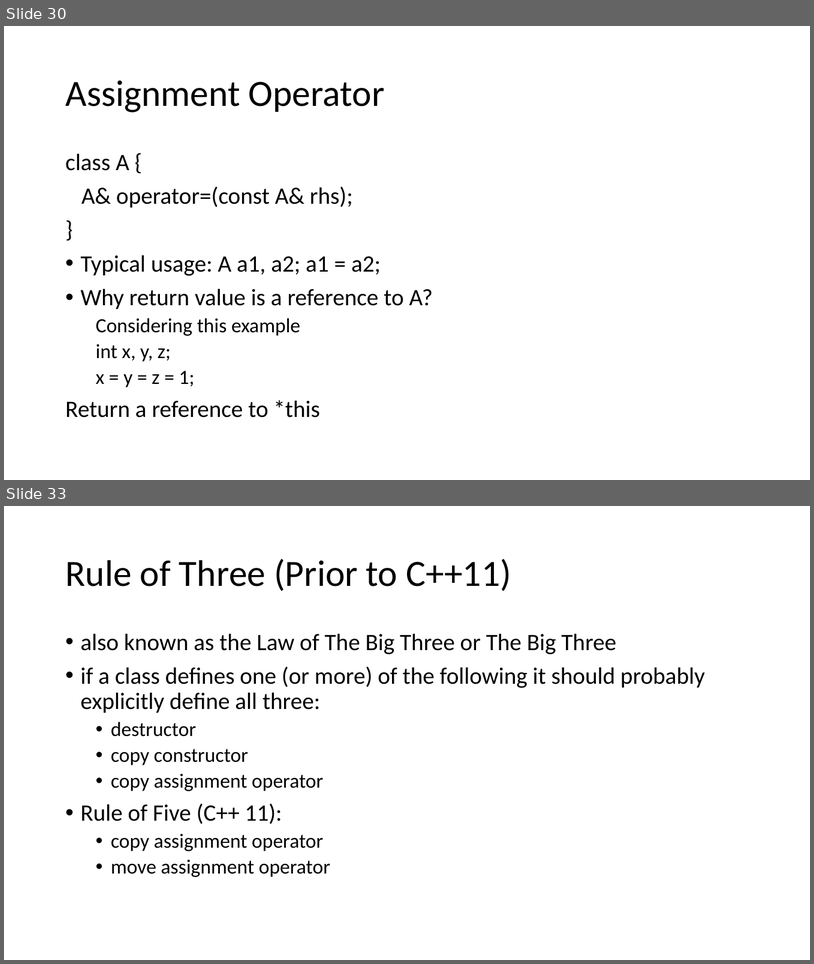
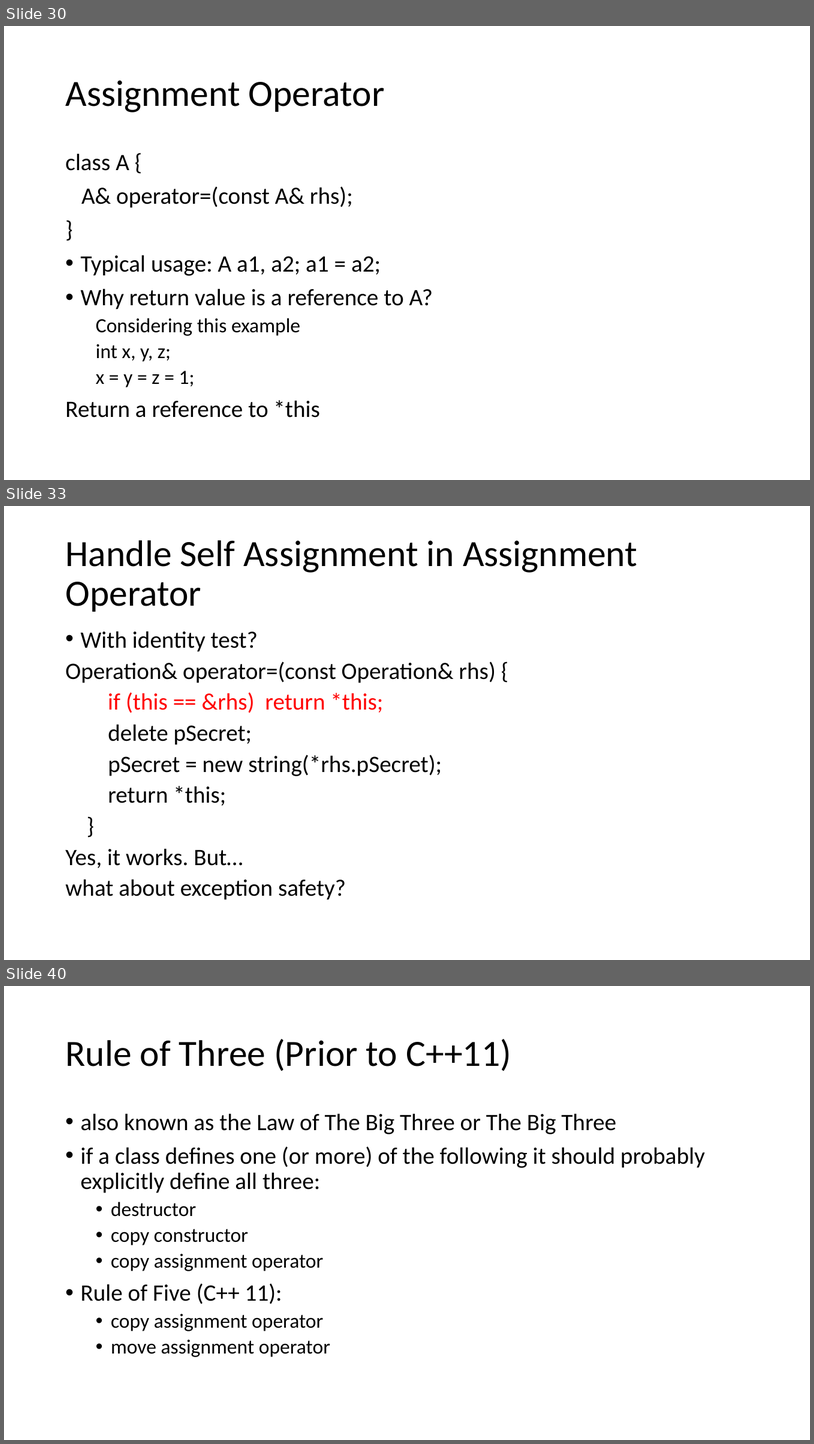
Before and after one commit to winniegy/MyPublic, a slide deck: cppTechniques/C++ Techniques 01.pptx. Shown one above the other, each under a label of ours: slides 30 and 33 before the commit, slides 30, 33 and 40 after it; the slides between them are not shown. The pictures are 814x964 and 814x1444 pixels, drawn with LibreOffice and Linux fonts; fonts in the diff are those of the drawing. Boxes give left, top, right and bottom in pixels: in the first picture for what was removed or moved away, otherwise in the second. Text is boxed around its words. In the diff, an @@ line names an element or a change of style, - is before the commit and + after.

```diff
--- a/cppTechniques/C++ Techniques 01.pptx
+++ b/cppTechniques/C++ Techniques 01.pptx
@@ slide 33 added at [4, 506, 810, 960], background #FFFFFF @@
@@ title added at [65, 540, 638, 612], 44 pt, text #000000 @@
+Handle Self Assignment in Assignment Operator
@@ text added at [65, 631, 495, 900], 28 pt, text #000000 @@
+• With identity test?
+Operation& operator=(const Operation& rhs) {
+if (this == &rhs) return *this;
+delete pSecret;
+pSecret = new string(*rhs.pSecret);
+return *this;
+}
+Yes, it works. But…
+what about exception safety?
@@ what was slide 33 is now slide 40 @@
```
Also in this commit, not shown: 3 slides changed, 8 other slides added, 11 other files.
